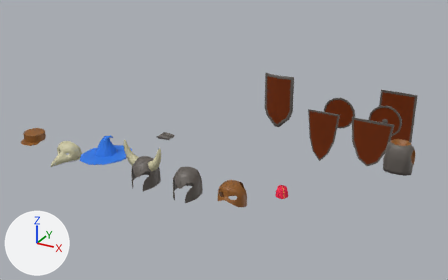
A saved change to the Blender file resources/meshes/items/armour.blend.
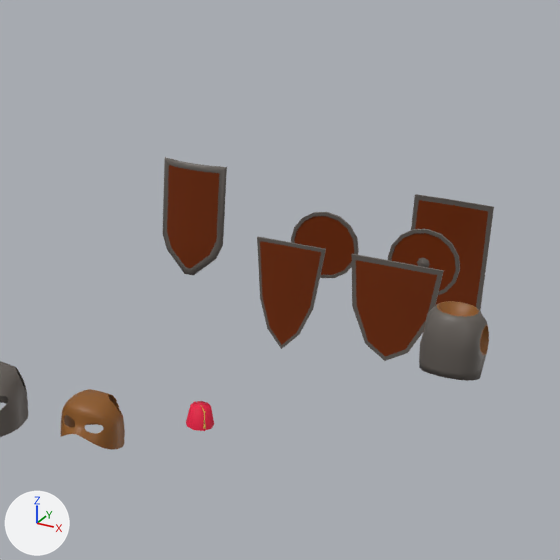
Old and new are each drawn whole from a 50 mm lens placed at (1.94, -5.61, 2.92), pointed at (-1.1, -0.1, 0.16) and again close up on the part from 42% to 100% of the width and 0% to 92% of the height. Lighting does not change. The marker at lower left points along +X, +Y and +Z.

In view in the first close-up: 'barbute01', 'fez01', 'foxChestplate', 'heaterShield01', 'heaterShield02', 'heaterShield03', 'parmaShield01', 'protohelmet', 'roundShield01', 'scutumShield01'.
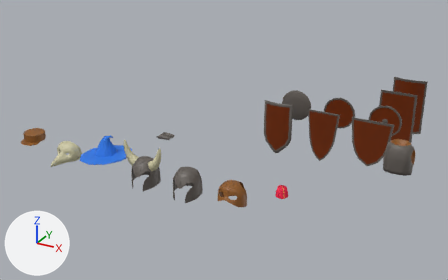
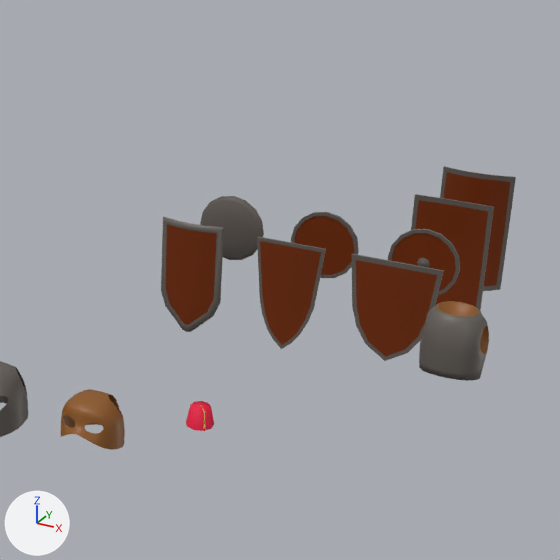
Pixel boxes [x1, y1, x2, y2] of what changed, in the close-ups (560 x 560 px):
'heaterShield03', moved
    before: [162, 157, 227, 276]
    after: [161, 216, 224, 332]
'scutumShield02', added (brown)
    after: [440, 166, 516, 291]
    faces in mat_woodbrownrough (brown #732e07): [443, 172, 510, 286]
    faces in mat_metalironrough (dark grey #635d57): [440, 166, 516, 291]
'roundShield02', added
    after: [200, 196, 264, 260]

Diff of the bpy script that builds the scene:
```diff
--- a/resources/meshes/items/armour.blend.py
+++ b/resources/meshes/items/armour.blend.py
@@ me_roundshield02 @@
+me_roundshield02.from_pydata(...)  # 98 vertices, 112 faces; spans x -0.175..0.175, y -0.043..0.0, z -0.191..0.159
+me_roundshield02.polygons.foreach_set('use_smooth', [True] * 112)
+# faces by material slot: [96, 16]
+me_roundshield02.materials.append(mat_metalironrough)  # dark grey #635d57
+me_roundshield02.materials.append(mat_woodbrownrough)  # brown #732e07
@@ me_scutumshield02 @@
+me_scutumshield02.from_pydata(...)  # 119 vertices, 124 faces; spans x -0.193..0.193, y -0.05..0.042, z -0.338..0.338
+me_scutumshield02.polygons.foreach_set('use_smooth', [True] * 124)
+# faces by material slot: [92, 32]
+me_scutumshield02.materials.append(mat_metalironrough)  # dark grey #635d57
+me_scutumshield02.materials.append(mat_woodbrownrough)  # brown #732e07
@@ ob_heatershield03 @@
 ob_heatershield03 = bpy.data.objects.new('heaterShield03', me_heatershield03)
-ob_heatershield03.location = (-0.5, 0.0, 0.8)
+ob_heatershield03.location = (-0.5, 0.0, 0.5)
@@ ob_roundshield02 @@
+ob_roundshield02 = bpy.data.objects.new('roundShield02', me_roundshield02)
+ob_roundshield02.location = (-0.5, 0.507, 0.5)
@@ ob_scutumshield02 @@
+ob_scutumshield02 = bpy.data.objects.new('scutumShield02', me_scutumshield02)
+ob_scutumshield02.location = (0.5, 1.5, 0.325)
```
